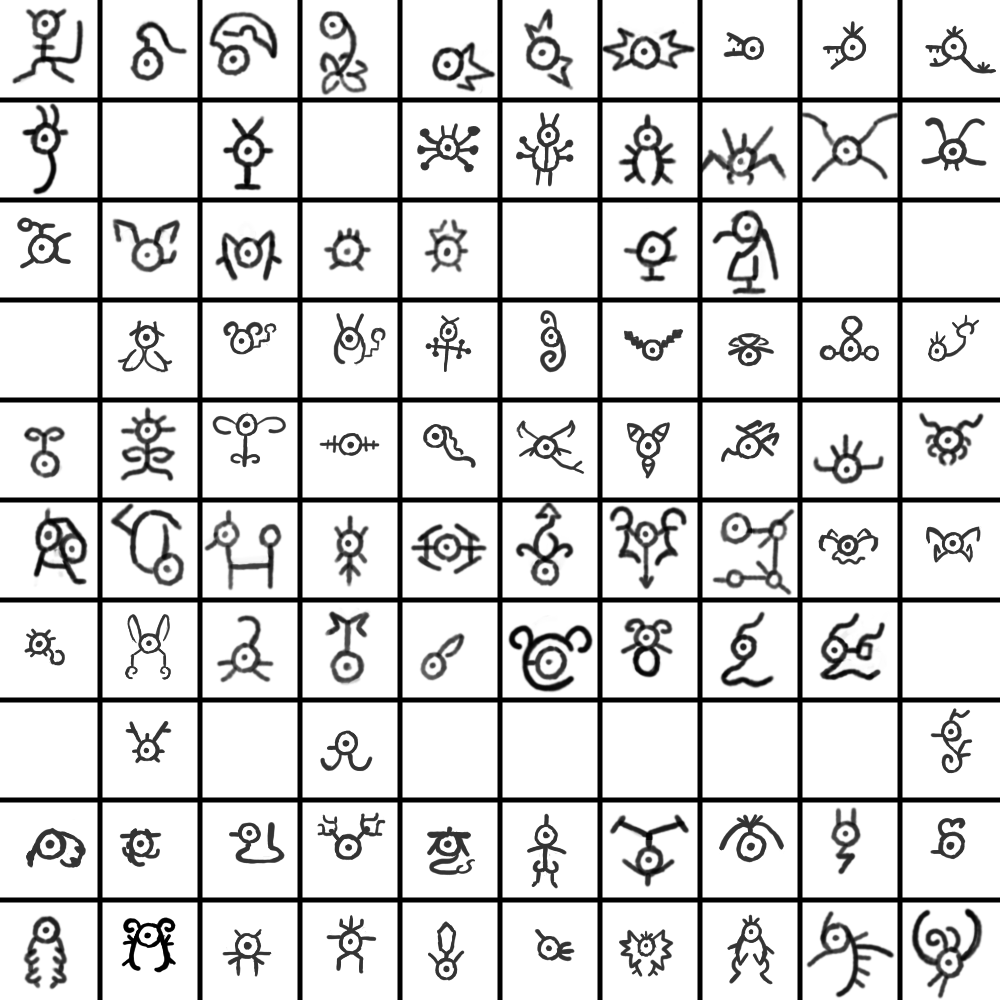
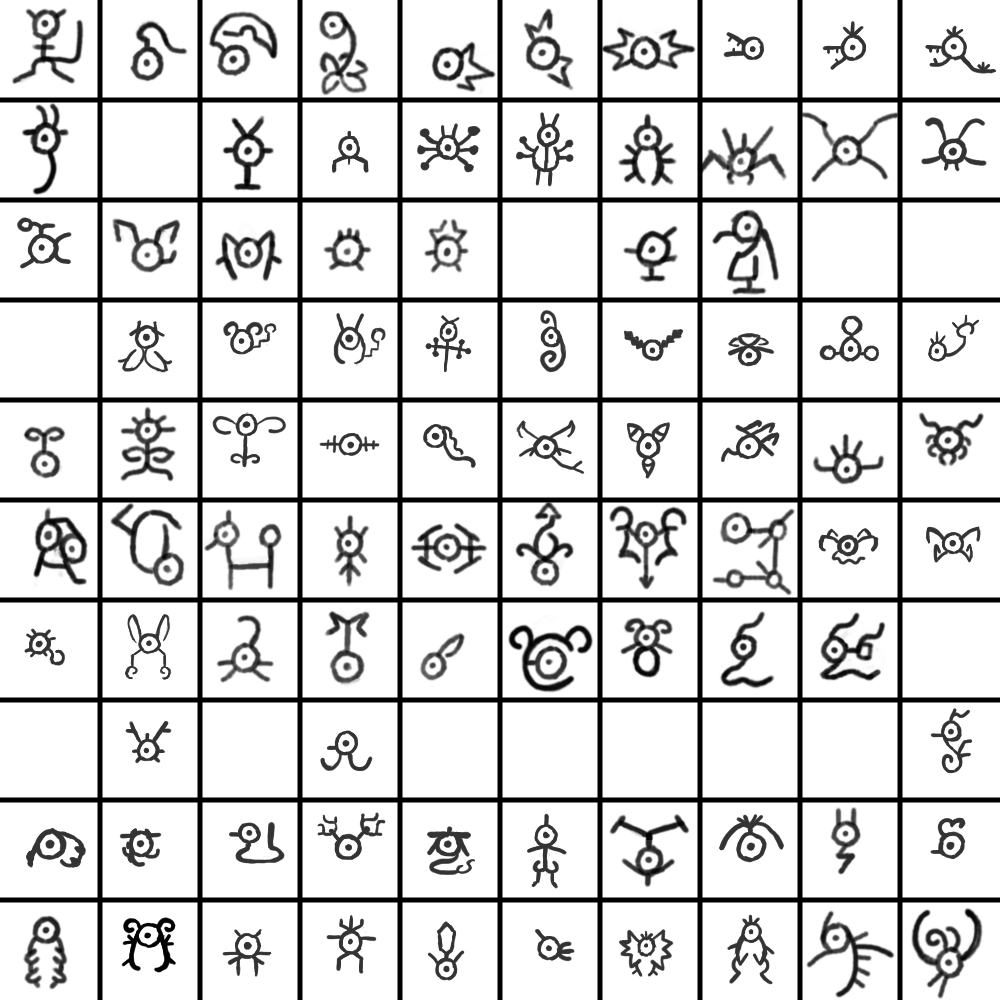
Layer changes from the first 1000 × 1000 image to the second:
painted on "Paint Layer 1" over left=332, top=130, right=369, bottom=173
